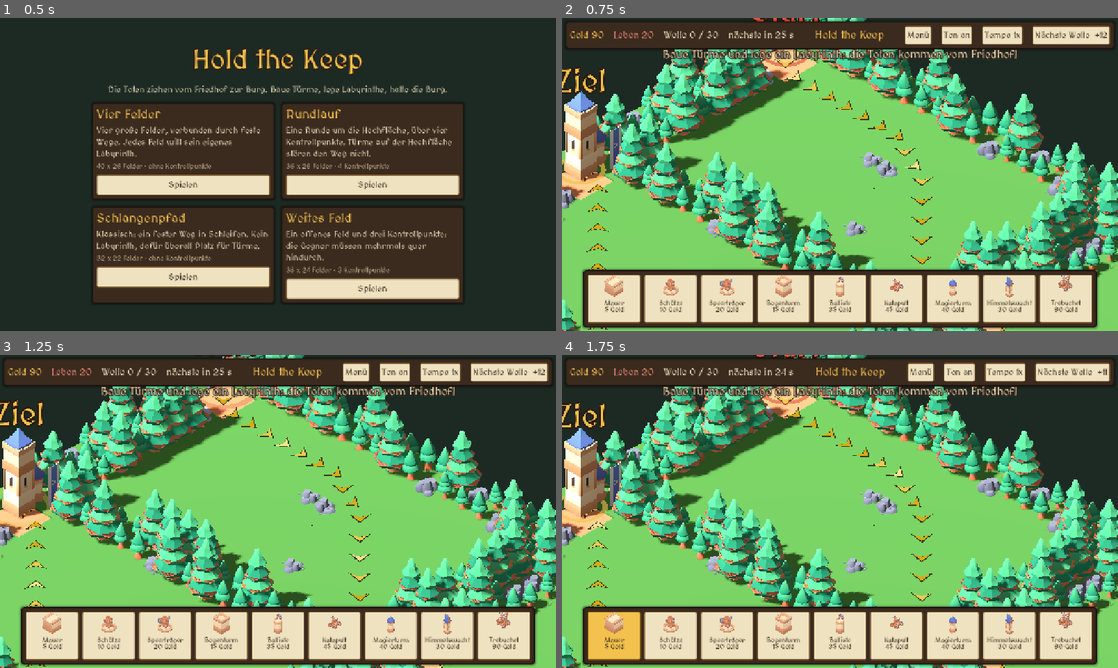
Above: before the commit, frames 1-4 (two rows, left to right).
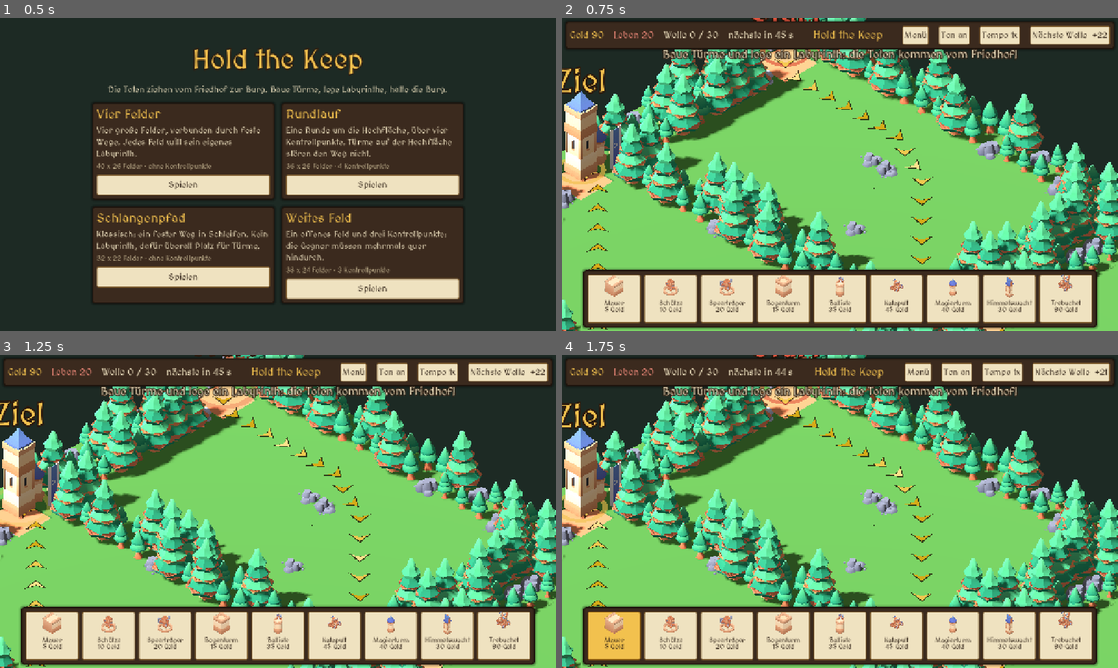
Above: after the commit, the same moments.

Repository: aikitori/hold-the-keep
Game: Godot game, scene res://scenes/menu.tscn
Same seed, same stepped clock (60 frames per second), same inputs: the game is played once before the commit and once after it.
Inputs (mouse positions are in pixels of both pictures, inside the frame that each line leads up to):
- Up to frame 1 (0.5 s): no input
- Up to frame 2 (0.75 s): click "Spielen" at 0.5 s
- Up to frame 3 (1.25 s): no input
- Up to frame 4 (1.75 s): click (612, 636) at 1.27 s

Frame 1 is identical in both runs. In frame 2, 0.8% of the frame differs, in the area x 38-98%, y 2-9%; in frame 3, 0.8%; in frame 4, 0.9%.

Commit message:
Längere Bauphase: erste Welle nach 45 s, danach 25 s Pause
Co-Authored-By: Claude Opus 5.5 <noreply@anthropic.com>

Diff:
--- a/scripts/defs.gd
+++ b/scripts/defs.gd
@@ -5,8 +5,8 @@
 const START_GOLD := 90
 const START_LIVES := 20
 const WAVES := 30
-const FIRST_WAVE_DELAY := 25.0
-const WAVE_BREAK := 15.0
+const FIRST_WAVE_DELAY := 45.0
+const WAVE_BREAK := 25.0
 const SPAWN_GAP := 0.6
 const SELL_SHARE := 0.7
 const MAX_LEVEL := 3
Not shown, changed: docs/GAME_DESIGN.md
